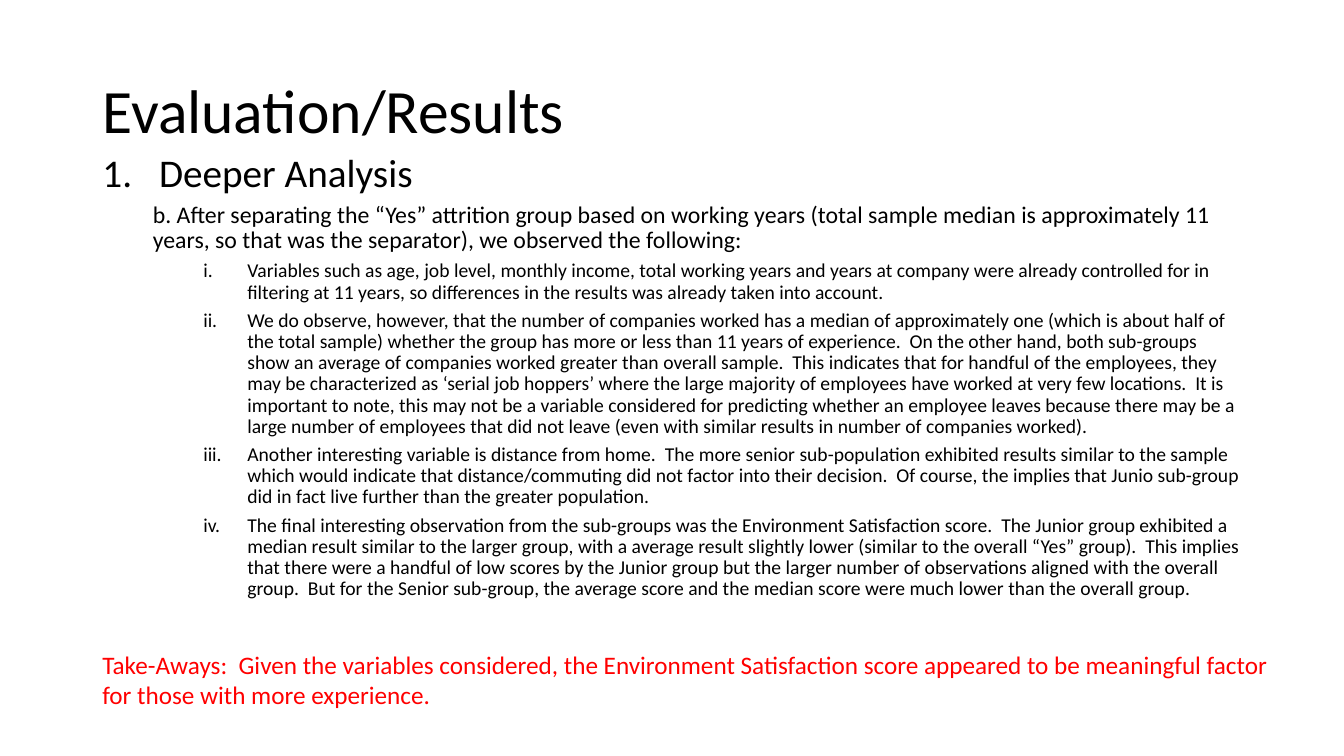
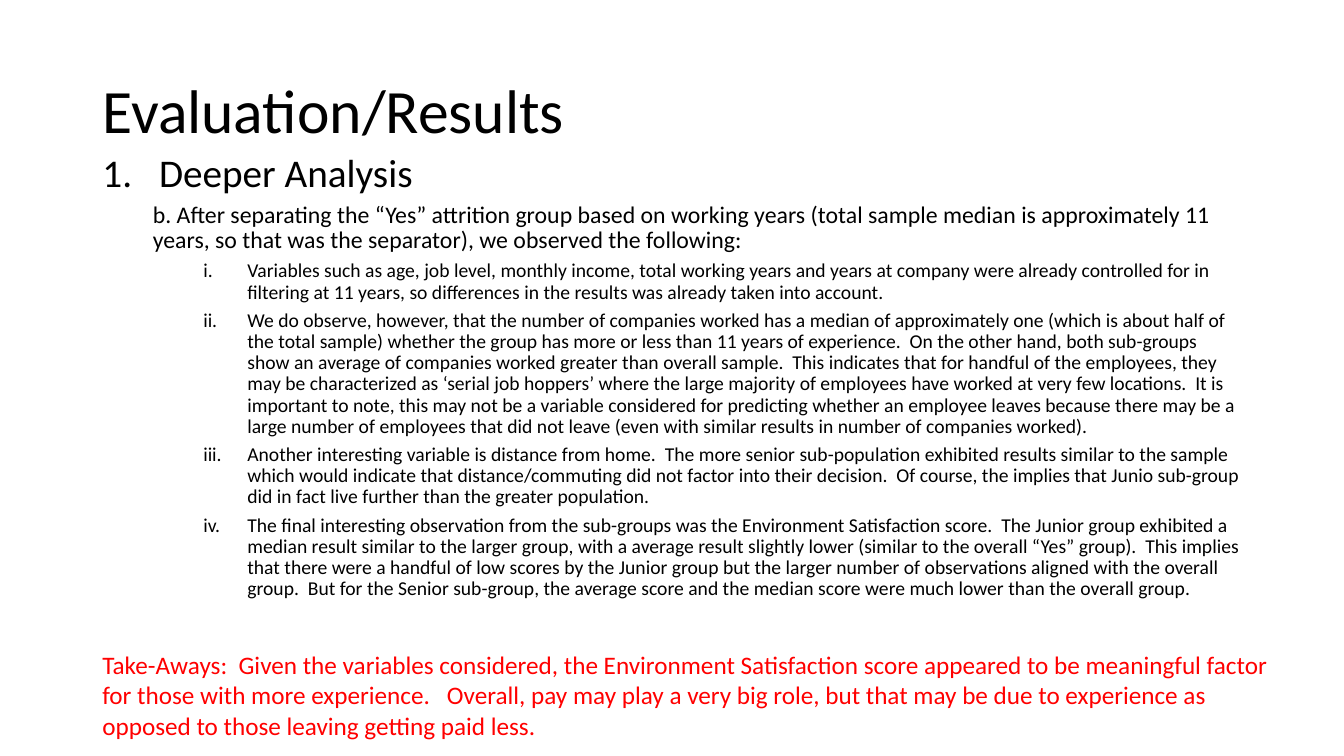
Before and after one commit to bdelahoussaye/CaseStudy2, a slide deck: slide 12 of Final Presentation_TEAM VARIANCE 6306.pptx. Drawn at 1344x756 pixels with LibreOffice and Linux fonts; fonts in the diff are those of the drawing. Boxes give left, top, right and bottom in pixels: in the first picture for what was removed or moved away, otherwise in the second. Text is boxed around its words. In the diff, an @@ line names an element or a change of style, - is before the commit and + after.

```diff
--- a/Final Presentation_TEAM VARIANCE 6306.pptx
+++ b/Final Presentation_TEAM VARIANCE 6306.pptx
@@ text at (102, 656, 1267, 740): text changed @@
-Take-Aways: Given the variables considered, the Environment Satisfaction score appeared to be meaningful factor for those with more experience.
+Take-Aways: Given the variables considered, the Environment Satisfaction score appeared to be meaningful factor for those with more experience. Overall, pay may play a very big role, but that may be due to experience as opposed to those leaving getting paid less.
```
Also in this commit, not shown: 1 other slide changed, 3 slides added, 2 other files.
